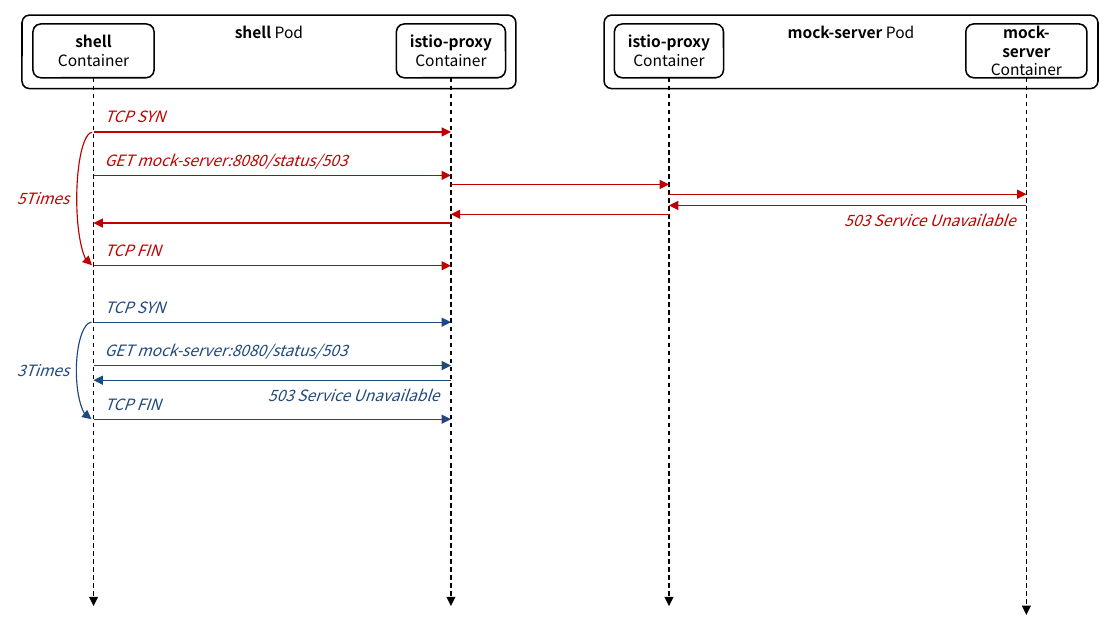
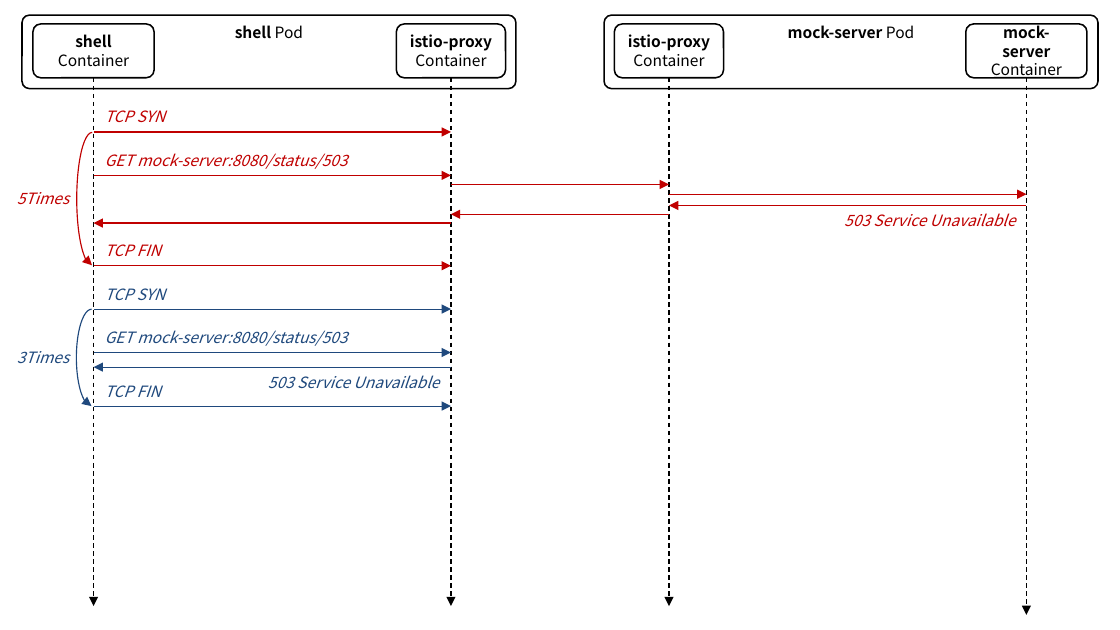
Before and after one commit to ssup2/blog-software, a slide deck: slide 11 of content/docs/theory-analysis/istio-sidecar-proxy-access-log/images/images.pptx. Drawn at 1120x630 pixels with LibreOffice and Linux fonts; fonts in the diff are those of the drawing. Boxes give left, top, right and bottom in pixels: in the first picture for what was removed or moved away, otherwise in the second. Text is boxed around its words. In the diff, an @@ line names an element or a change of style, - is before the commit and + after.

```diff
--- a/content/docs/theory-analysis/istio-sidecar-proxy-access-log/images/images.pptx
+++ b/content/docs/theory-analysis/istio-sidecar-proxy-access-log/images/images.pptx
@@ 4 texts, 2 arrows, 1 arc (boxed as its full ellipse): place and size @@
-4 texts, 2 arrows, 1 arc (boxed as its full ellipse) at (17, 301, 451, 420)
+4 texts, 2 arrows, 1 arc (boxed as its full ellipse) at (17, 288, 451, 407)
@@ 2 arrows, 1 text: place and size @@
-2 arrows, 1 text at (94, 343, 451, 419)
+2 arrows, 1 text at (94, 330, 451, 407)
```
Also in this commit, not shown: 3 slides added, 6 other files.
